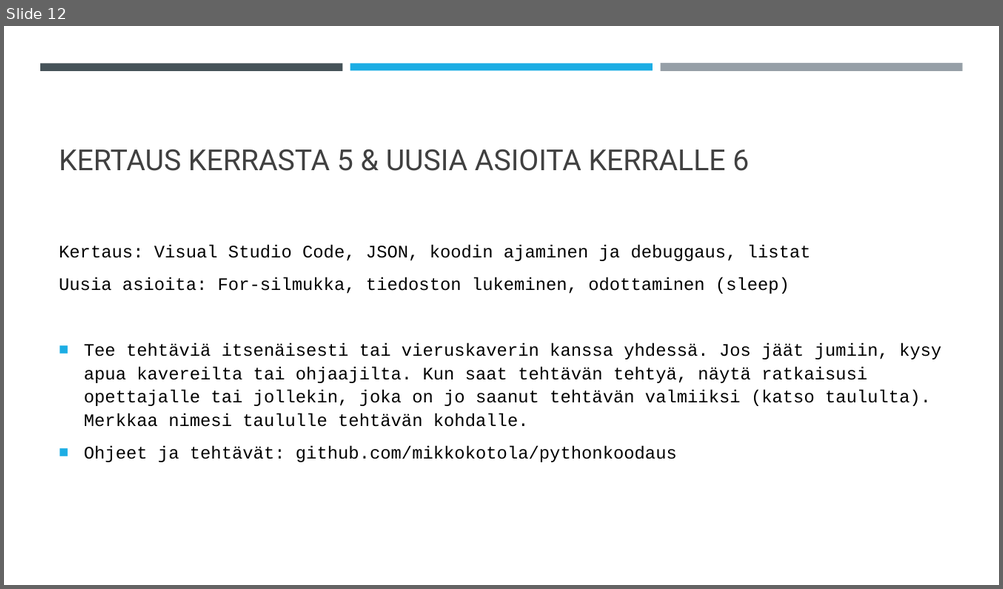
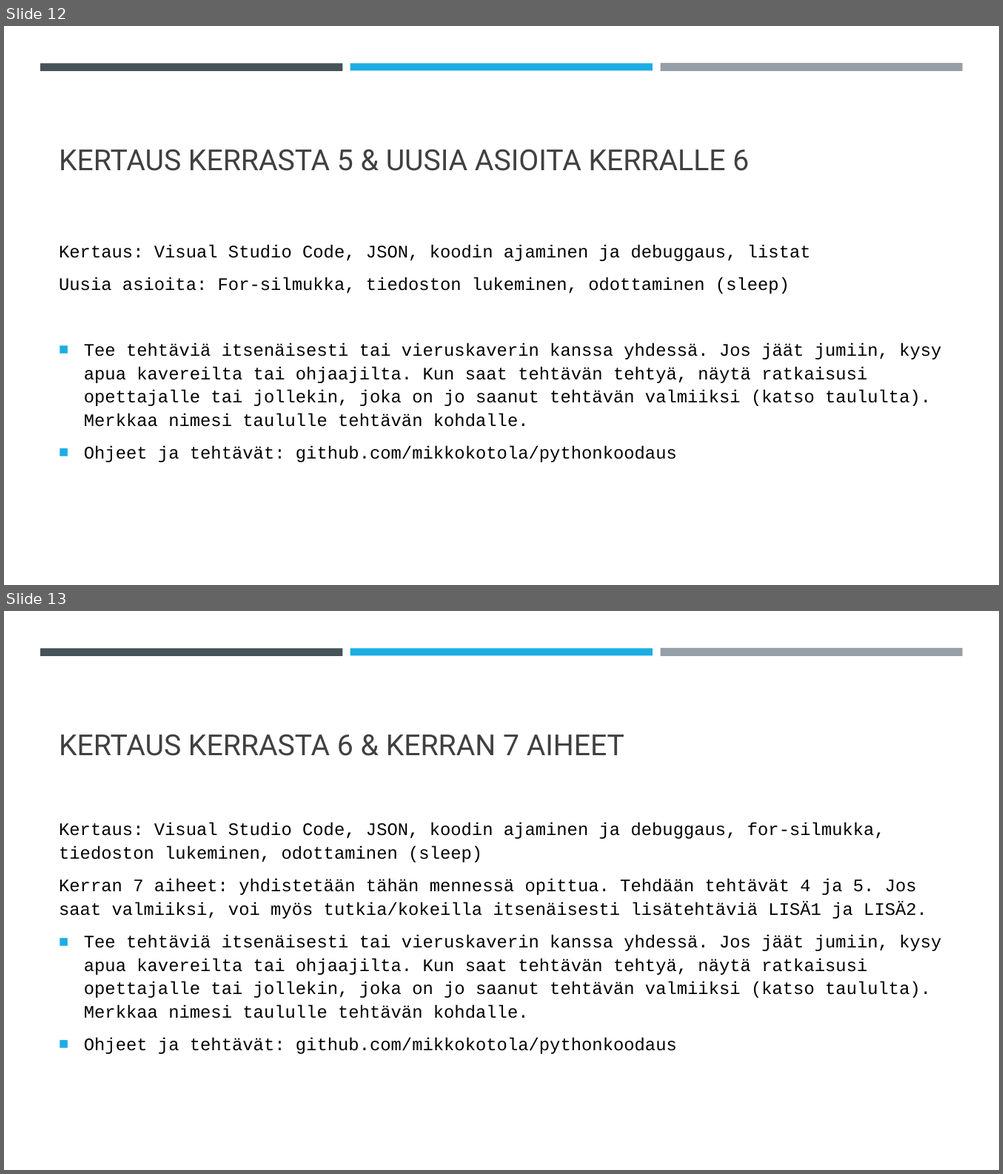
Before and after one commit to mikkokotola/pythonkoodaus, a slide deck: Koodauksesta.pptx. Shown one above the other, each under a label of ours: slide 12 before the commit, slides 12 and 13 after it. The pictures are 1003x589 and 1003x1174 pixels, drawn with LibreOffice and Linux fonts; fonts in the diff are those of the drawing. Boxes give left, top, right and bottom in pixels: in the first picture for what was removed or moved away, otherwise in the second. Text is boxed around its words. In the diff, an @@ line names an element or a change of style, - is before the commit and + after.

Commit message:
Kerran 7 powerpoint-slide

```diff
--- a/Koodauksesta.pptx
+++ b/Koodauksesta.pptx
@@ slide 13 added at (4,611,999,1170), background #FFFFFF; not listed: 3 template elements that a slide beside it also shows @@
@@ title added at (59,734,624,756), 28 pt, text #404040 @@
+KERTAUS KERRASTA 6 & KERRAN 7 AIHEET
@@ text added at (59,823,941,1054), 17 pt, text #000000 @@
+Kertaus: Visual Studio Code, JSON, koodin ajaminen ja debuggaus, for-silmukka, tiedoston lukeminen, odottaminen (sleep)
+Kerran 7 aiheet: yhdistetään tähän mennessä opittua. Tehdään tehtävät 4 ja 5. Jos saat valmiiksi, voi myös tutkia/kokeilla itsenäisesti lisätehtäviä LISÄ1 ja LISÄ2.
+■ Tee tehtäviä itsenäisesti tai vieruskaverin kanssa yhdessä. Jos jäät jumiin, kysy apua kavereilta tai ohjaajilta. Kun saat tehtävän tehtyä, näytä ratkaisusi opettajalle tai jollekin, joka on jo saanut tehtävän valmiiksi (katso taululta). Merkkaa nimesi taululle tehtävän kohdalle.
+■ Ohjeet ja tehtävät: github.com/mikkokotola/pythonkoodaus
```
